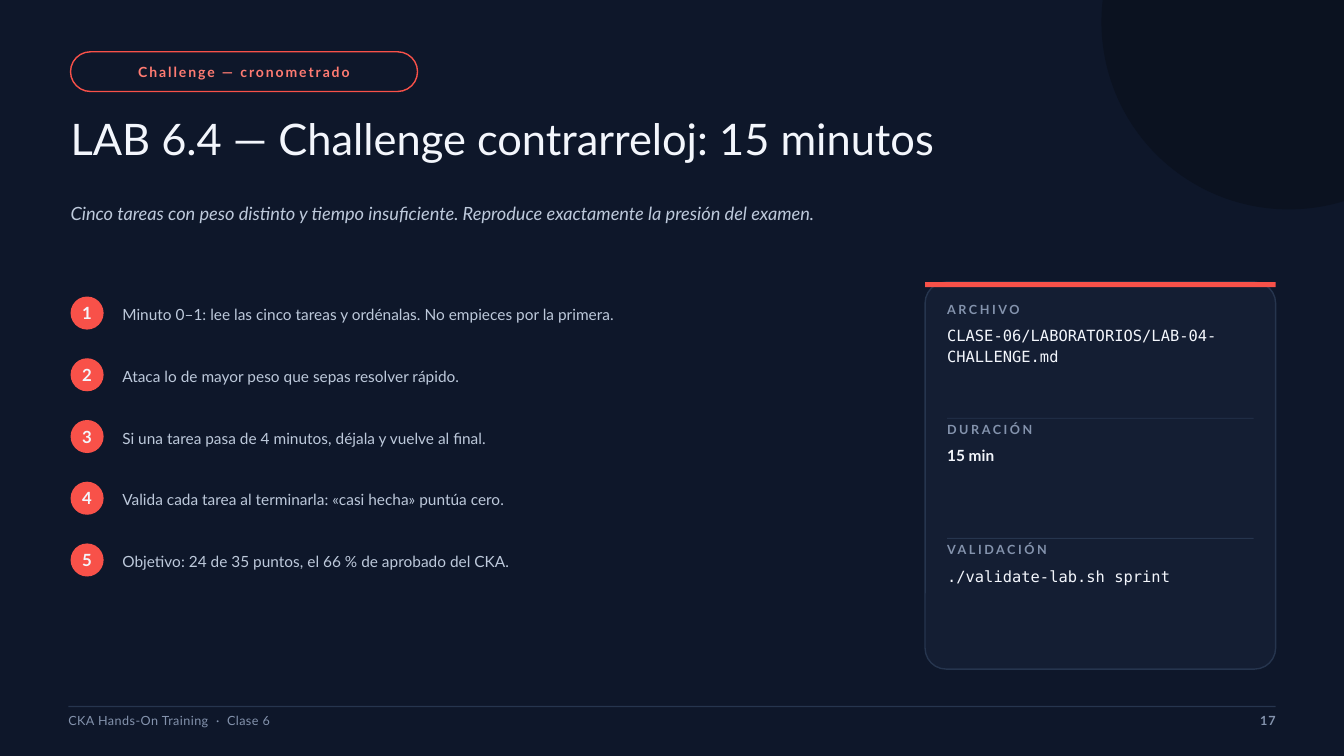
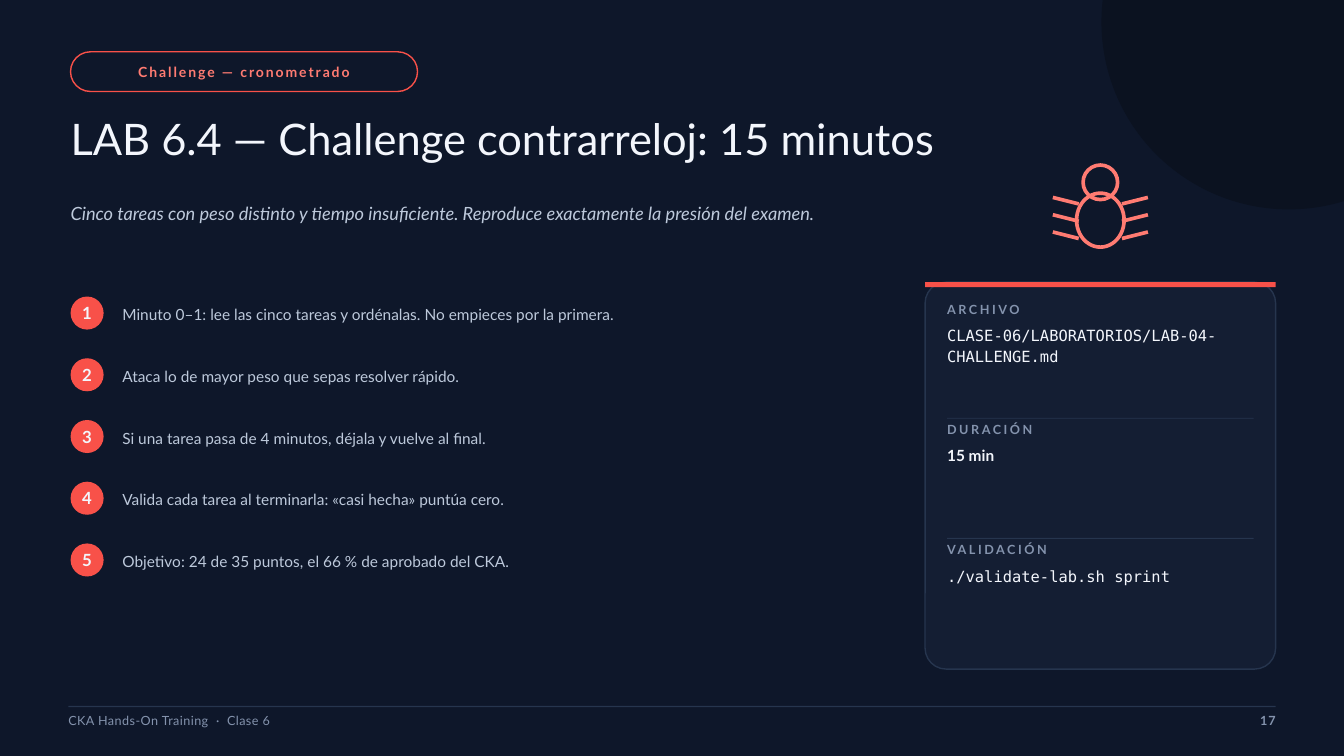
Before and after one commit to brettsacuna/CKA-TRAINING, a slide deck: slide 17 of CLASE-06/01-CLASE-06-CKA.pptx. Drawn at 1344x756 pixels with LibreOffice and Linux fonts; fonts in the diff are those of the drawing. Boxes give left, top, right and bottom in pixels: in the first picture for what was removed or moved away, otherwise in the second. Text is boxed around its words. In the diff, an @@ line names an element or a change of style, - is before the commit and + after.

```diff
--- a/CLASE-06/01-CLASE-06-CKA.pptx
+++ b/CLASE-06/01-CLASE-06-CKA.pptx
@@ ellipse added at bbox=[1083, 165, 1117, 200], outline #FF7B72 2.6 pt @@
@@ line added from (1079, 204) to (1053, 198), #FF7B72 2.6 pt @@
@@ ellipse added at bbox=[1077, 194, 1124, 248], outline #FF7B72 2.6 pt @@
@@ line added from (1122, 204) to (1148, 198), #FF7B72 2.6 pt @@
@@ line added from (1079, 221) to (1053, 215), #FF7B72 2.6 pt @@
@@ line added from (1079, 239) to (1053, 232), #FF7B72 2.6 pt @@
@@ line added from (1122, 221) to (1148, 215), #FF7B72 2.6 pt @@
@@ line added from (1122, 239) to (1148, 232), #FF7B72 2.6 pt @@
```
Also in this commit, not shown: 23 other slides changed, 48 other files.
